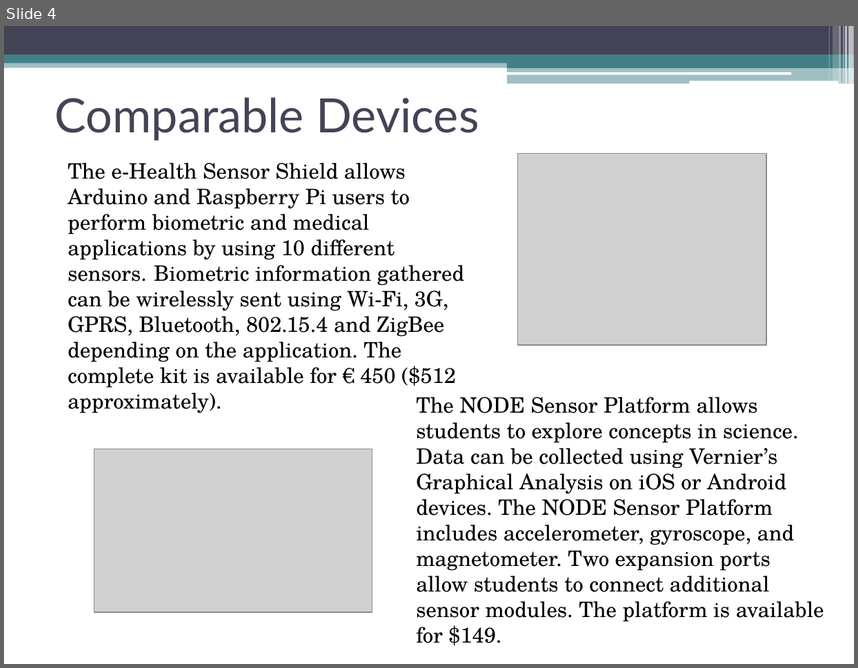
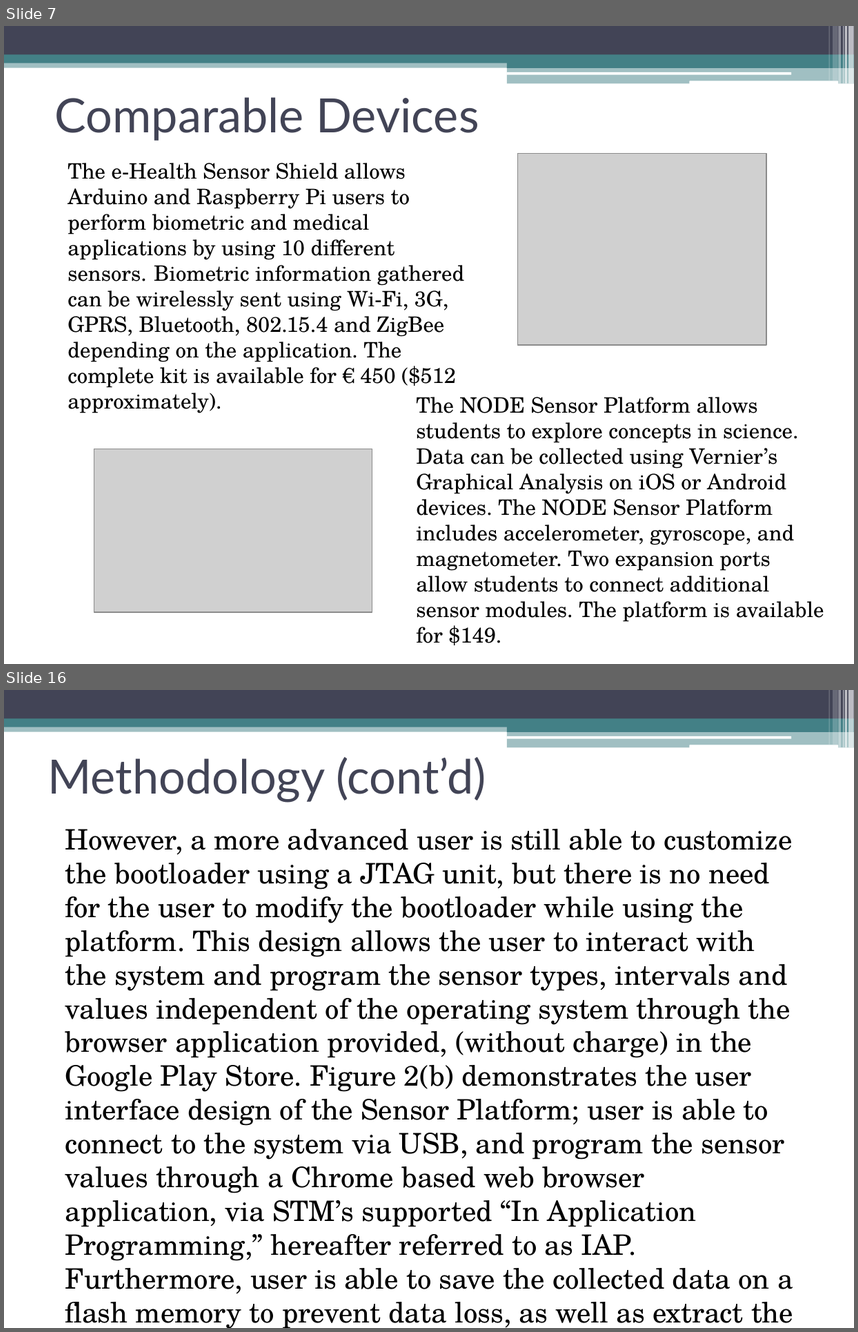
Before and after one commit to erebus-labs/sense_platform, a slide deck: Project Flow Documents/Project Documents/Powerpoint.pptx. Shown one above the other, each under a label of ours: slide 4 before the commit, slides 7 and 16 after it; the slides between them are not shown. The pictures are 858x668 and 858x1332 pixels, drawn with LibreOffice and Linux fonts; fonts in the diff are those of the drawing; grey boxes stand for pictures. Boxes give left, top, right and bottom in pixels: in the first picture for what was removed or moved away, otherwise in the second. Text is boxed around its words. In the diff, an @@ line names an element or a change of style, - is before the commit and + after.

```diff
--- a/Project Flow Documents/Project Documents/Powerpoint.pptx
+++ b/Project Flow Documents/Project Documents/Powerpoint.pptx
@@ slide 16 added at [4,690,854,1328], background #FFFFFF; not listed: 13 template elements that a slide beside it also shows @@
@@ title added at [47,757,487,802], 40 pt, text #424456 @@
+Methodology (cont’d)
@@ text added at [65,829,793,1328], 23.8 pt, text #000000 @@
+However, a more advanced user is still able to customize the bootloader using a JTAG unit, but there is no need for the user to modify the bootloader while using the platform. This design allows the user to interact with the system and program the sensor types, intervals and values independent of the operating system through the browser application provided, (without charge) in the Google Play Store. Figure 2(b) demonstrates the user interface design of the Sensor Platform; user is able to connect to the system via USB, and program the sensor values through a Chrome based web browser application, via STM’s supported “In Application Programming,” hereafter referred to as IAP. Furthermore, user is able to save the collected data on a flash memory to prevent data loss, as well as extract the collected data for further analysis.
@@ what was slide 4 is now slide 7 @@
```
Also in this commit, not shown: 3 slides changed, 12 other slides added, 5 slides removed, 3 other files.
